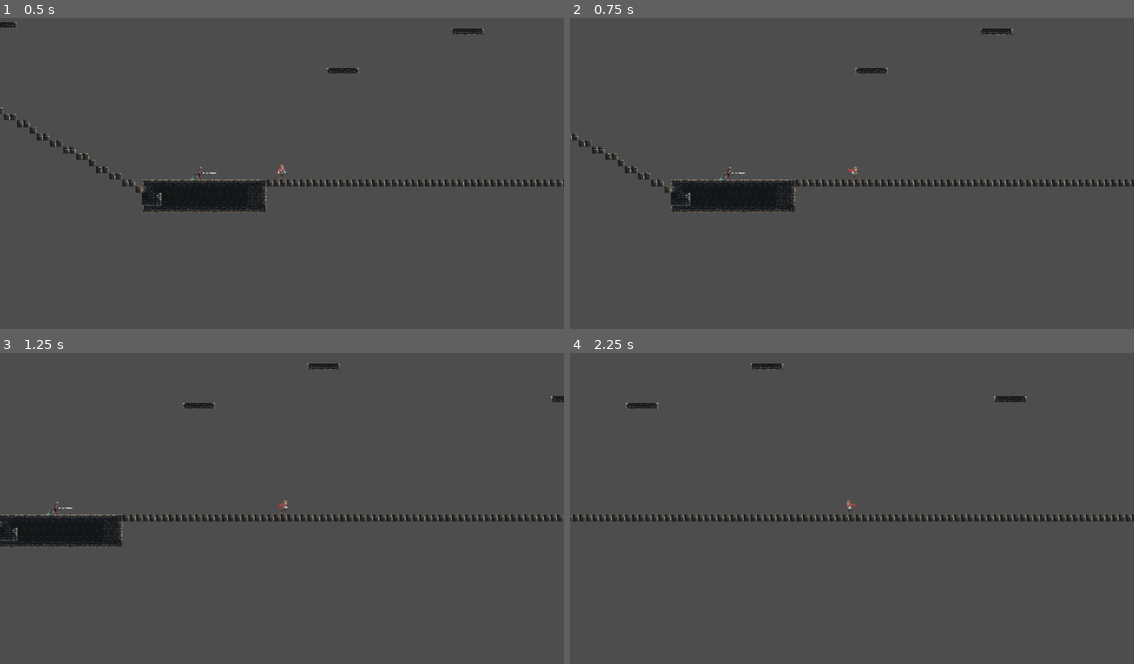
Above: before the commit, frames 1-4 (two rows, left to right).
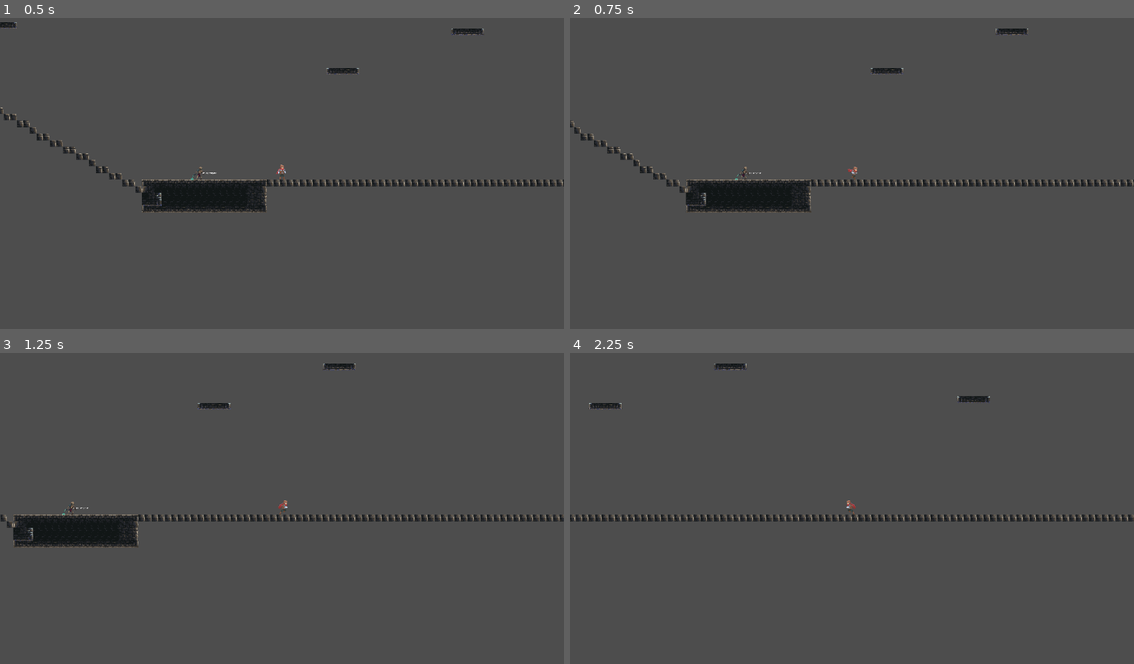
Above: after the commit, the same moments.

Repository: WerG0D/Tales-of-Sophie-build
Game: Godot game, scene res://scenes/levels/tests.tscn
The game is run twice, just before and just after one commit, with the same random seed, the same clock (stepped at 60 frames per second) and the same inputs.
Inputs (mouse positions are in pixels of both pictures, inside the frame that each line leads up to):
- Up to frame 1 (0.5 s): no input
- Up to frame 2 (0.75 s): tap Enter at 0.5 s; move the mouse to (840, 145) at 0.52 s; hold D (move_right) from 0.53 s (still down); tap E (e) at 0.6 s
- Up to frame 3 (1.25 s): keep holding D (move_right); tap Space (jump) at 0.77 s
- Up to frame 4 (2.25 s): move the mouse to (632, 508) at 1.27 s; click (632, 508) at 1.35 s; tap Space (jump) at 1.52 s; tap E (e) at 1.55 s; move the mouse to (908, 436) at 2.02 s; release D (move_right) at 2.03 s; hold A (move_left) from 2.03 s (still down); right-click (908, 436) at 2.1 s

Frame 1 is identical in both runs. In frame 2, 2.6% of the frame differs, in the area x 0-100%, y 3-63%; in frame 3, 2.3%; in frame 4, 2.4%.

Commit message:
miracle :pig:

Diff:
--- a/scripts/entities/player.gd
+++ b/scripts/entities/player.gd
@@ -2,7 +2,7 @@
 extends CharacterBody2D
 var max_speed : int = 2000
 var jump_force : int = 2600
-var acceleration : int = 2000
+var acceleration : int = 200
 var jump_buffer_time : int  = 15
 var jump_buffer_counter : int = 0
 var enable_inputs: bool = true
